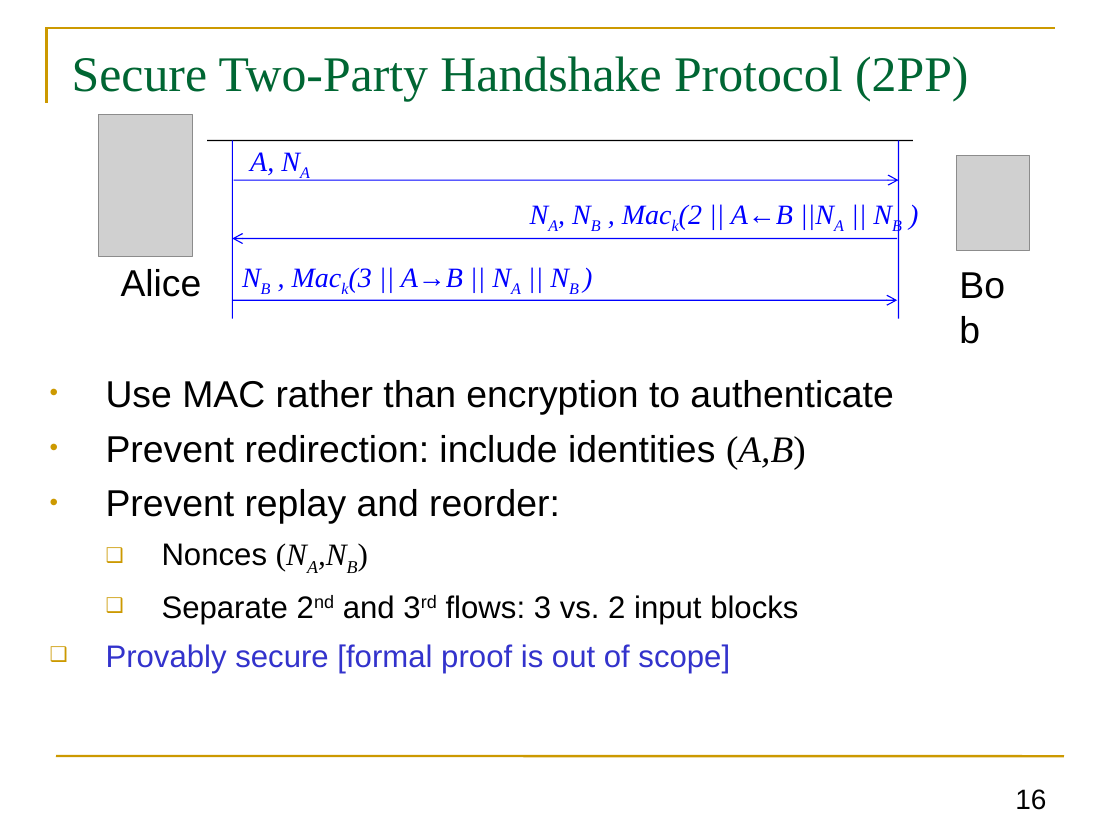
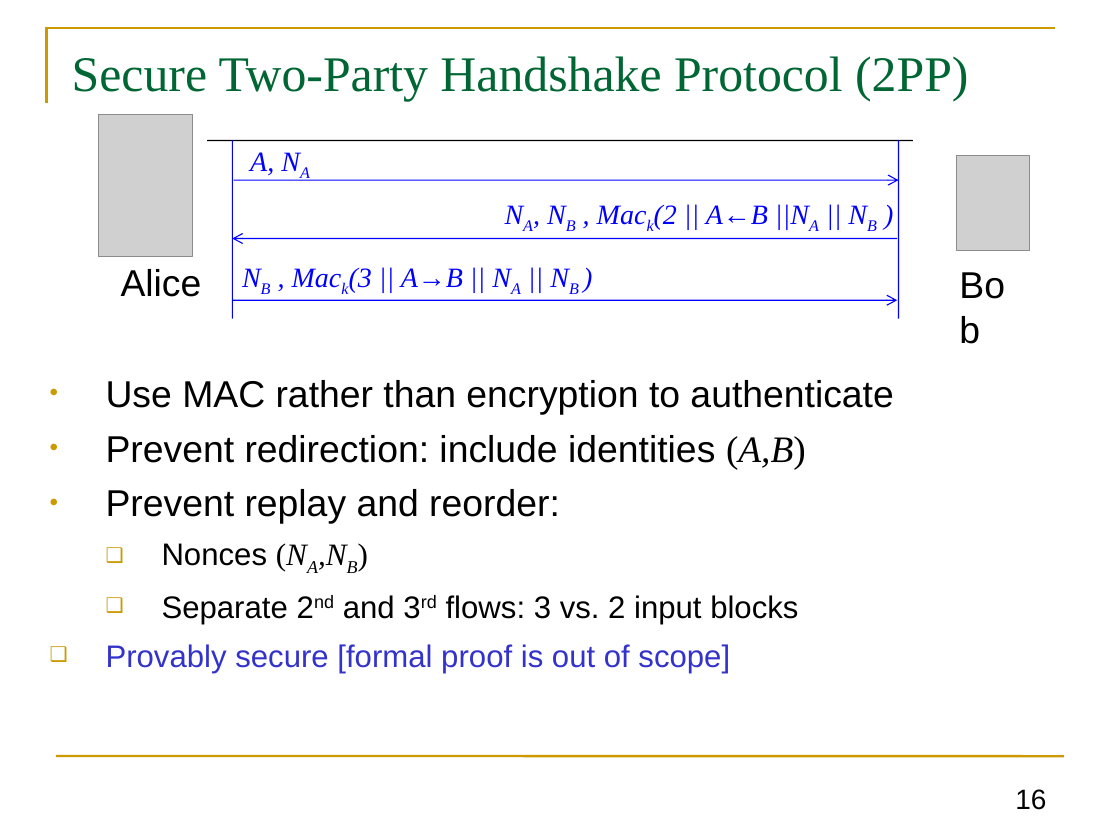
Before and after one commit to GhadaAlmashaqbeh/GhadaAlmashaqbeh.github.io, a slide deck: slide 16 of courses/cse3400-f2024/lecture8.pptx. Drawn at 1120x840 pixels with LibreOffice and Linux fonts; fonts in the diff are those of the drawing; grey boxes stand for pictures. Boxes give left, top, right and bottom in pixels: in the first picture for what was removed or moved away, otherwise in the second. Text is boxed around its words. In the diff, an @@ line names an element or a change of style, - is before the commit and + after.

```diff
--- a/courses/cse3400-f2024/lecture8.pptx
+++ b/courses/cse3400-f2024/lecture8.pptx
@@ free "NA, NB , Mack(2 || ...": place and size @@
-free "NA, NB , Mack(2 || ..." at bbox=[519, 192, 937, 237]
+free "NA, NB , Mack(2 || ..." at bbox=[494, 190, 913, 236]
```
Also in this commit, not shown: 1 other slide changed, 3 other files.
